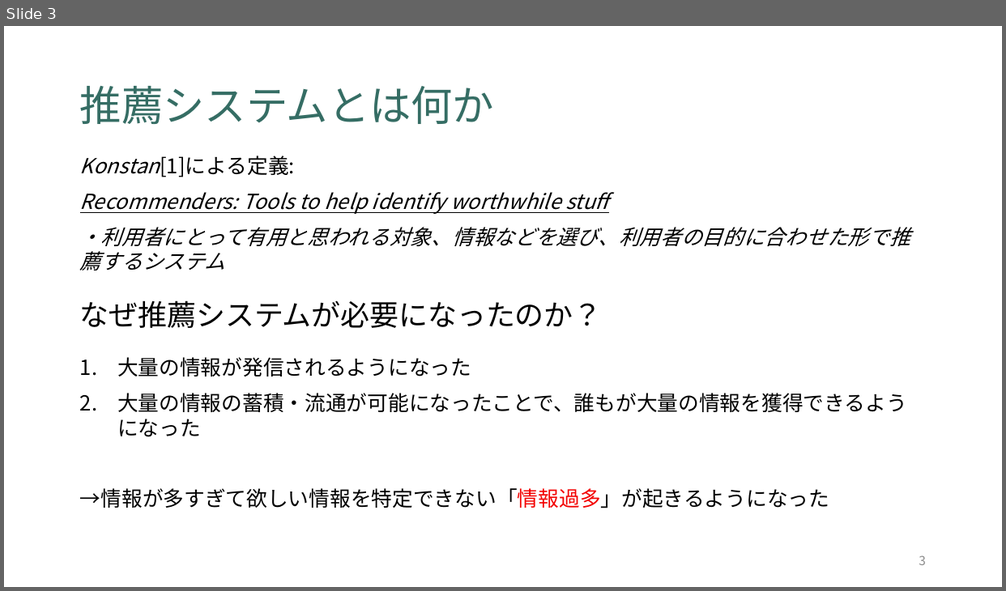
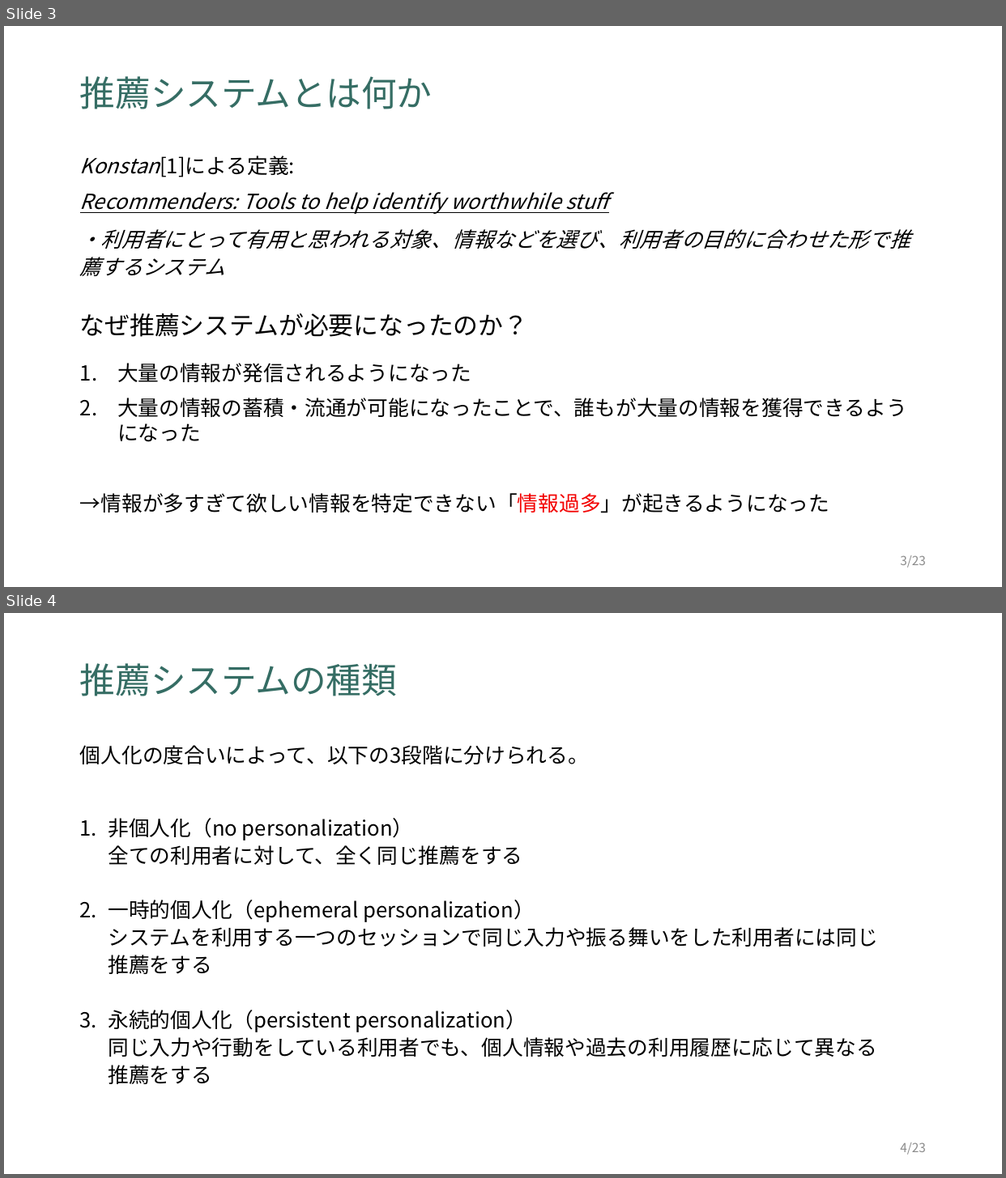
Before and after one commit to tomos7231/seminar, a slide deck: research/推薦システムのアルゴリズム.pptx. Shown one above the other, each under a label of ours: slide 3 before the commit, slides 3 and 4 after it. The pictures are 1006x591 and 1006x1178 pixels, drawn with LibreOffice and Linux fonts; fonts in the diff are those of the drawing. Boxes give left, top, right and bottom in pixels: in the first picture for what was removed or moved away, otherwise in the second. Text is boxed around its words. In the diff, an @@ line names an element or a change of style, - is before the commit and + after.

```diff
--- a/research/推薦システムのアルゴリズム.pptx
+++ b/research/推薦システムのアルゴリズム.pptx
@@ slide 4 added at [4, 613, 1002, 1174], background #FFFFFF @@
@@ title added at [80, 663, 397, 696], 34 pt, text #356D64 @@
+推薦システムの種類
@@ text added at [80, 745, 589, 764], 20 pt, text #000000 @@
+個人化の度合いによって、以下の3段階に分けられる。
@@ text added at [108, 818, 877, 1084], 20 pt, text #000000 @@
+1. 非個人化（no personalization）
+   全ての利用者に対して、全く同じ推薦をする
+2. 一時的個人化（ephemeral personalization）
+   システムを利用する一つのセッションで同じ入力や振る舞いをした利用者には同じ推薦をする
+3. 永続的個人化（persistent personalization）
+   同じ入力や行動をしている利用者でも、個人情報や過去の利用履歴に応じて異なる推薦をする
@@ page number added at [900, 1143, 926, 1155], 12 pt, text #8C8C8C @@
+4/23
@@ slide 3 changed as well @@
@@ title "推薦システムとは何か": place and size @@
-title "推薦システムとは何か" at [80, 86, 494, 124]
+title "推薦システムとは何か" at [80, 76, 432, 109]
@@ title "推薦システムとは何か" at [80, 76, 432, 109]: size 40 to 34 pt @@
@@ text at [80, 229, 910, 276]: line spacing 1 to 1.1 @@
@@ text "なぜ推薦システムが必要になったのか？": place and size @@
-text "なぜ推薦システムが必要になったのか？" at [80, 301, 603, 328]
+text "なぜ推薦システムが必要になったのか？" at [80, 314, 528, 337]
@@ text "なぜ推薦システムが必要になったのか？" at [80, 314, 528, 337]: size 28 to 24 pt @@
@@ page number at [900, 556, 926, 568]: text changed @@
-3
+3/23
```
Also in this commit, not shown: 2 other slides changed, 19 other slides added, 1 slide removed, 1 other file.
